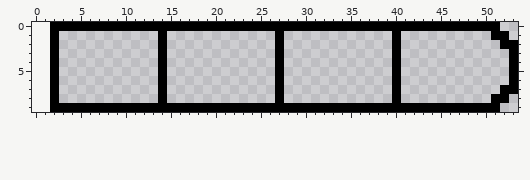
Pixel-art file -- Assets/AsepriteFiles/Bar_Player.aseprite. Above, as it was before the edit.
52x10 pixels, 1 frame. The old version is drawn lined up with the new one, on the new canvas.
After:
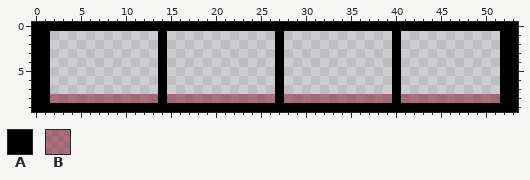
Palette (. is transparent): A #000000  B #7d001f75
Diff:
canvas 52x10 -> 54x10, the old top-left corner now at 2,0
@@ x 0..53 @@
- 0 ..AAAAAAAAAAAAAAAAAAAAAAAAAAAAAAAAAAAAAAAAAAAAAAAAAA..
- 1 ..A...........A............A............A..........AA.
- 2 ..A...........A............A............A...........AA
- 3 ..A...........A............A............A............A
- 4 ..A...........A............A............A............A
- 5 ..A...........A............A............A............A
- 6 ..A...........A............A............A............A
- 7 ..A...........A............A............A...........AA
- 8 ..A...........A............A............A..........AA.
- 9 ..AAAAAAAAAAAAAAAAAAAAAAAAAAAAAAAAAAAAAAAAAAAAAAAAAA..
+ 0 AAAAAAAAAAAAAAAAAAAAAAAAAAAAAAAAAAAAAAAAAAAAAAAAAAAAAA
+ 1 AA............A............A............A...........AA
+ 2 AA............A............A............A...........AA
+ 3 AA............A............A............A...........AA
+ 4 AA............A............A............A...........AA
+ 5 AA............A............A............A...........AA
+ 6 AA............A............A............A...........AA
+ 7 AA............A............A............A...........AA
+ 8 AABBBBBBBBBBBBABBBBBBBBBBBBABBBBBBBBBBBBABBBBBBBBBBBAA
+ 9 AAAAAAAAAAAAAAAAAAAAAAAAAAAAAAAAAAAAAAAAAAAAAAAAAAAAAA
Changed places in both pictures, as pixel boxes (x1, y1, x2, y2):
changed: (32, 22, 518, 112)
